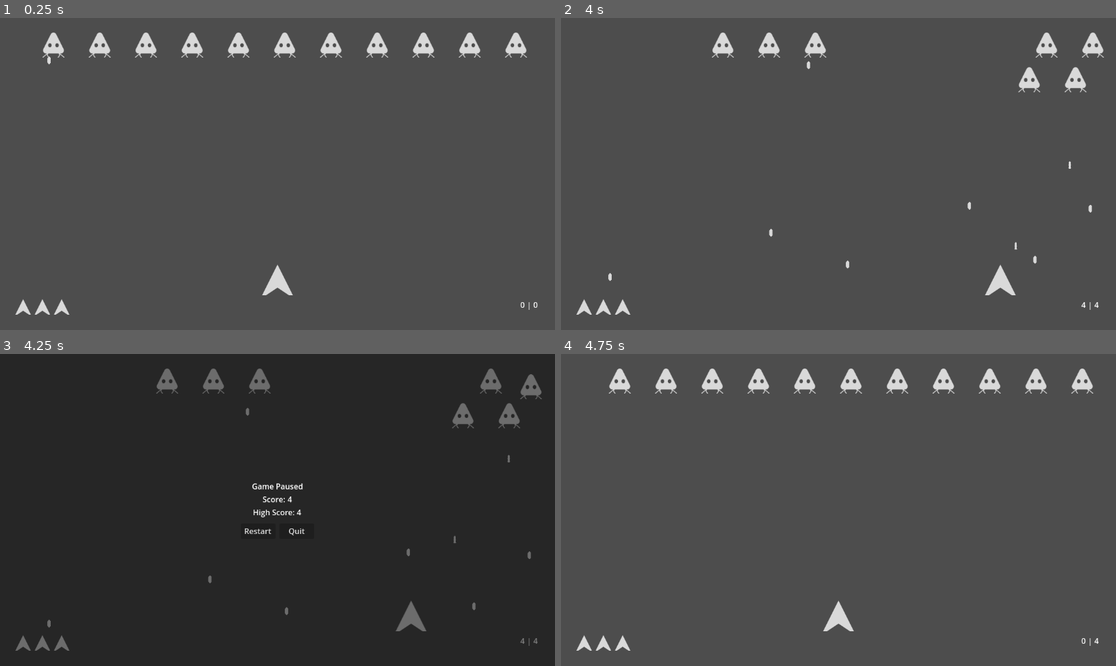
Above: before the commit, frames 1-4 (two rows, left to right).
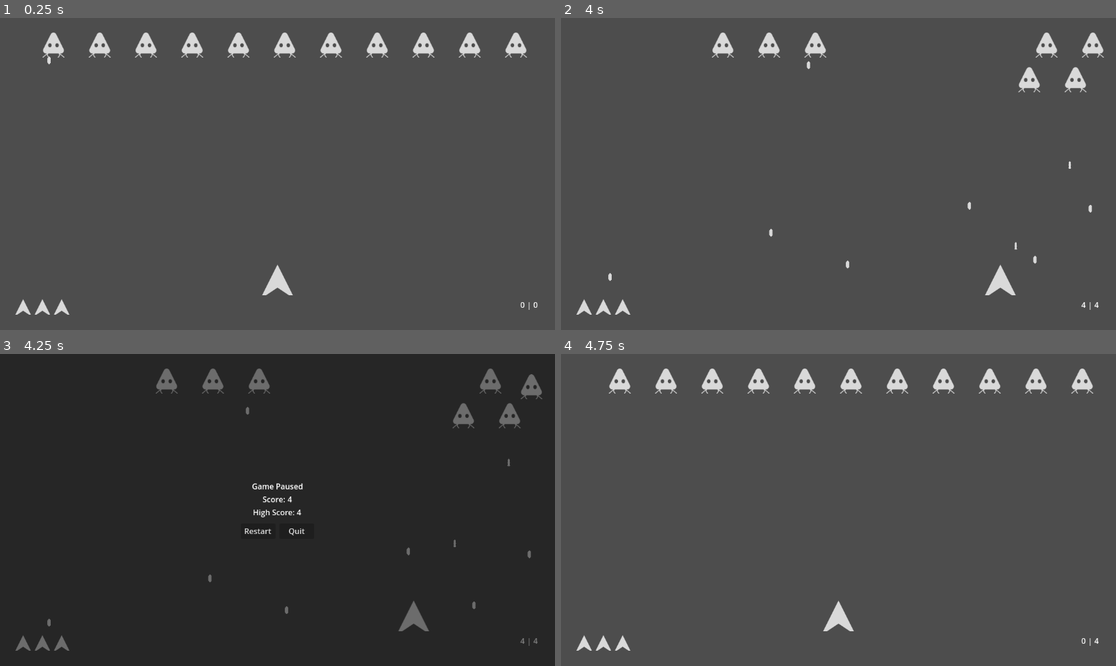
Above: after the commit, the same moments.

Repository: DevlinRocha/space-invaders
Game: Godot game, scene res://scenes/main.tscn
Two runs of this game, one before a commit and one after it. Both use one fixed random seed, a clock stepped at 60 frames per second and the inputs below.
Inputs:
- Up to frame 1 (0.25 s): no input
- Up to frame 2 (4 s): hold D (right) 0.53-1.28 s; hold Space (shoot) 0.53-1.28 s; hold A (left) 1.28-2.03 s; tap Space (shoot) at 1.35, 2.85 s; hold Space (shoot) 2.03-2.78 s; hold D (right) 2.03-3.53 s; hold A (left) from 3.53 s (still down); hold Space (shoot) from 3.53 s (still down)
- Up to frame 3 (4.25 s): keep holding A (left); keep holding Space (shoot); tap Escape (pause) at 4.15 s
- Up to frame 4 (4.75 s): release A (left) at 4.25 s; release Space (shoot) at 4.25 s; click "Restart" at 4.25 s

Frames 1-2 are identical in both runs. In frame 3, 0.4% of the frame differs, in the area x 8-98%, y 4-89%; in frame 4, nothing differs.

Commit message:
refactor pause input

Diff:
--- a/scripts/menu.gd
+++ b/scripts/menu.gd
@@ -21,8 +21,8 @@
 		quit.pressed.connect(_on_quit_pressed)
 
 
-func _process(delta: float) -> void:
-	if not is_game_over and Input.is_action_just_pressed("pause"):
+func _input(event: InputEvent) -> void:
+	if not is_game_over and event.is_action_pressed("pause"):
 		menu_label.text = "Game Paused"
 		get_tree().paused = !get_tree().paused
 		visible = !visible
